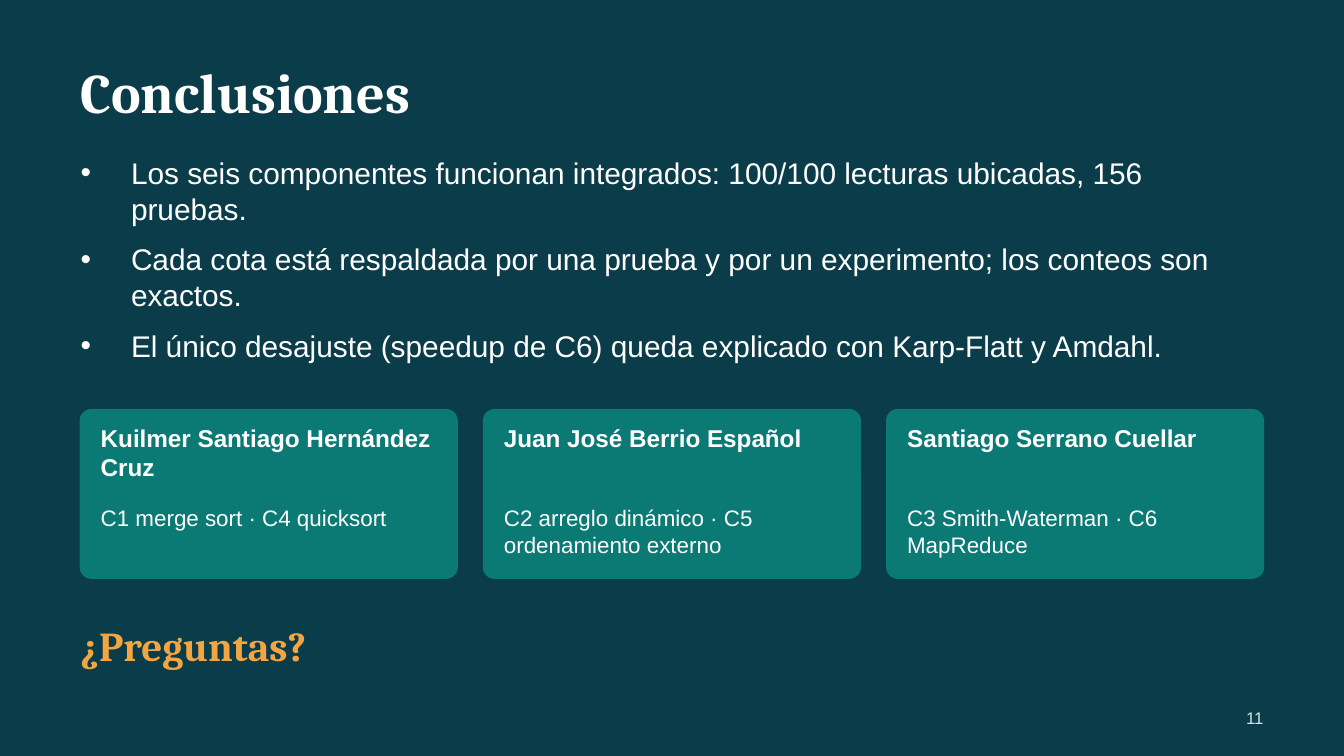
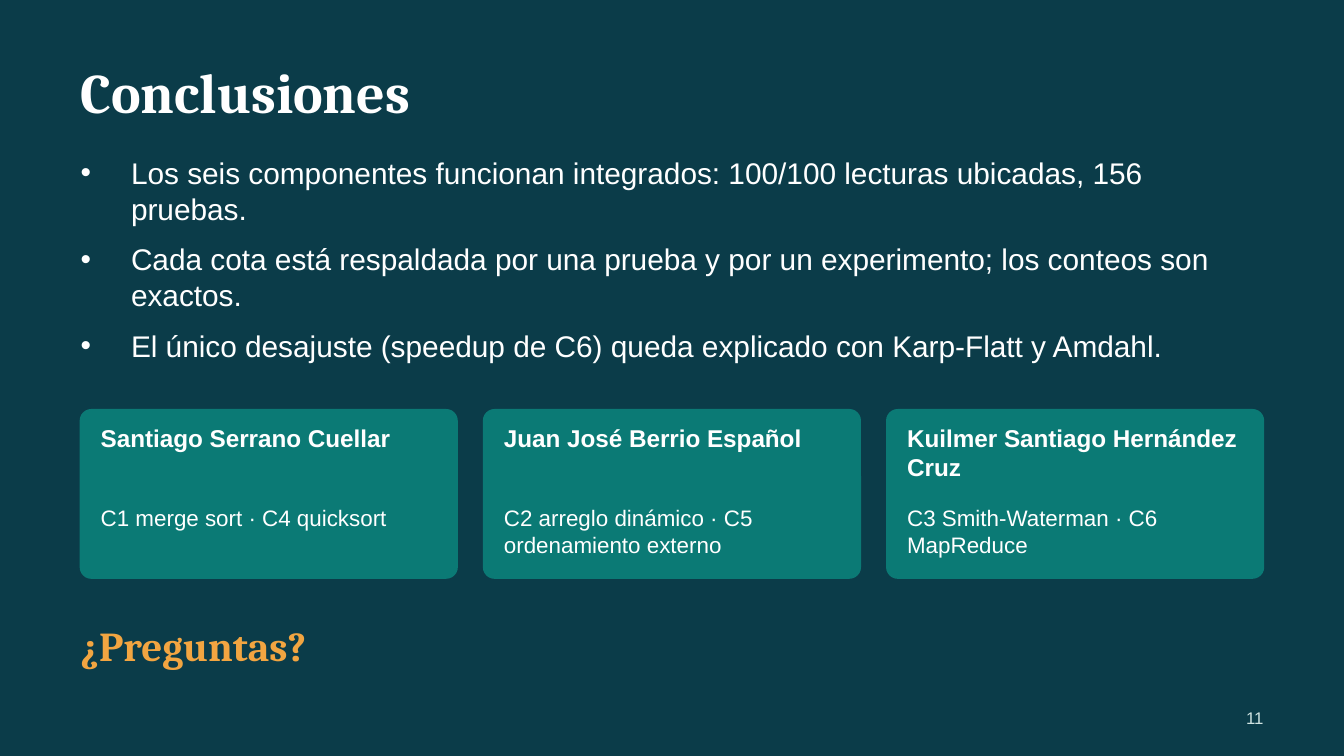
Before and after one commit to KuilmerHC/genoma-alineamiento, a slide deck: slide 11 of docs/diapositivas/sustentacion_grupo3.pptx. Drawn at 1344x756 pixels with LibreOffice and Linux fonts; fonts in the diff are those of the drawing. Boxes give left, top, right and bottom in pixels: in the first picture for what was removed or moved away, otherwise in the second. Text is boxed around its words. In the diff, an @@ line names an element or a change of style, - is before the commit and + after.

```diff
--- a/docs/diapositivas/sustentacion_grupo3.pptx
+++ b/docs/diapositivas/sustentacion_grupo3.pptx
@@ text at box(101, 429, 390, 452): text changed @@
-Kuilmer Santiago Hernández Cruz
+Santiago Serrano Cuellar
@@ text at box(907, 429, 1237, 477): text changed @@
-Santiago Serrano Cuellar
+Kuilmer Santiago Hernández Cruz
```
Also in this commit, not shown: 9 other files.
